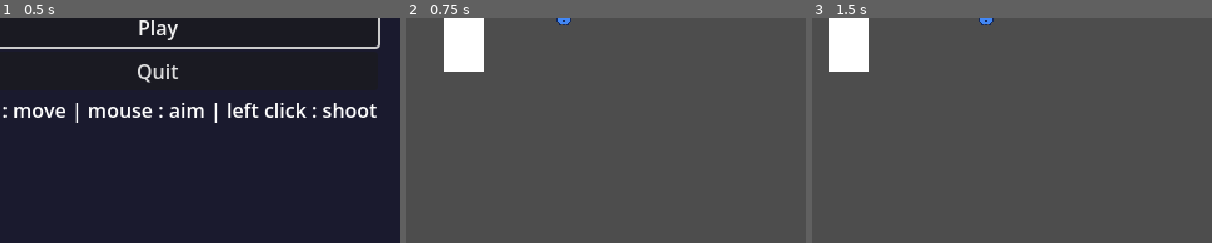
Above: before the commit, frames 1-3 (left to right).
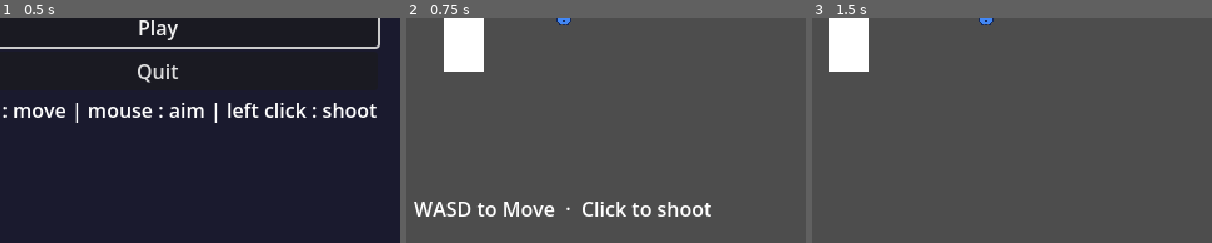
Above: after the commit, the same moments.

Repository: jonjud/survivor-arena
Game: Godot game, scene res://scenes/ui/main_menu.tscn
Same seed, same stepped clock (60 frames per second), same inputs: the game is played once before the commit and once after it.
Inputs (mouse positions are % of the whole screen's width and height, from its top left):
- Up to frame 1 (0.5 s): no input
- Up to frame 2 (0.75 s): click "Play" at 0.5 s
- Up to frame 3 (1.5 s): tap Enter at 1.25 s; move the mouse to (72, 45) at 1.27 s; press the mouse at (72, 45) at 1.28 s; hold D (move_right) from 1.28 s (still down)
The pictures show only the part of the screen within x 30-80%, y 50-100%; the shares and areas given below are measured in that part.

Frame 1 is identical in both runs. In frame 2, 2.1% of the frame differs, in the area x 2-77%, y 81-89%; in frame 3, nothing differs.

Commit message:
feat: add crosshair cursor and first-shot hint from playtest

Diff:
--- a/scenes/main.tscn
+++ b/scenes/main.tscn
@@ -16,6 +16,8 @@
 [ext_resource type="AudioStream" uid="uid://chl4gmkjhxm0h" path="res://assets/audio/death.wav" id="14_dp3eg"]
 [ext_resource type="Script" uid="uid://b3yduo34if6du" path="res://scripts/game_effects.gd" id="15_jkv2x"]
 [ext_resource type="PackedScene" uid="uid://cckfa6nbhv6e3" path="res://scenes/ui/pause_menu.tscn" id="16_jbj1t"]
+[ext_resource type="Script" uid="uid://ccpiuj22jvfvb" path="res://scripts/game_cursor.gd" id="17_muem4"]
+[ext_resource type="Texture2D" uid="uid://ckvn53fr78im" path="res://assets/sprites/crosshair.png" id="18_dp3eg"]
 
 [sub_resource type="RectangleShape2D" id="RectangleShape2D_htemk"]
 size = Vector2(32, 96)
@@ -68,3 +70,7 @@
 script = ExtResource("15_jkv2x")
 
 [node name="PauseMenu" parent="." unique_id=1227473679 instance=ExtResource("16_jbj1t")]
+
+[node name="GameCursor" type="Node" parent="." unique_id=1819870063]
+script = ExtResource("17_muem4")
+crosshair = ExtResource("18_dp3eg")
--- a/scenes/ui/HUD.tscn
+++ b/scenes/ui/HUD.tscn
@@ -49,3 +49,15 @@
 layout_mode = 2
 text = "Best : 0"
 horizontal_alignment = 2
+
+[node name="HintLabel" type="Label" parent="." unique_id=489317114]
+anchors_preset = 12
+anchor_top = 1.0
+anchor_right = 1.0
+anchor_bottom = 1.0
+offset_top = -39.0
+offset_bottom = -16.0
+grow_horizontal = 2
+grow_vertical = 0
+text = "WASD to Move  ·  Click to shoot"
+horizontal_alignment = 1
--- /dev/null
+++ b/scripts/game_cursor.gd
@@ -0,0 +1,18 @@
+class_name GameCursor
+extends Node
+## เปลี่ยนเคอร์เซอร์เป็นกากบาทเฉพาะตอนอยู่ในฉากเกม
+
+@export var crosshair: Texture2D  # ภาพ 32x32 จุดเล็งอยู่กึ่งกลาง
+
+
+func _ready() -> void:
+	if crosshair == null:
+		push_warning("GameCursor: ยังไม่ได้ตั้ง crosshair")
+		return
+	# hotspot = จุดที่นับว่าคลิก ใช้กึ่งกลางภาพ
+	Input.set_custom_mouse_cursor(crosshair, Input.CURSOR_ARROW, crosshair.get_size() / 2.0)
+
+
+func _exit_tree() -> void:
+	# ออกจากฉากเกม (กลับเมนู) คืนเคอร์เซอร์ปกติ
+	Input.set_custom_mouse_cursor(null)
--- a/scripts/ui/hud.gd
+++ b/scripts/ui/hud.gd
@@ -6,13 +6,14 @@
 @onready var _wave_label: Label = $TopRight/VBoxContainer/WaveLabel
 @onready var _score_label: Label = $TopRight/VBoxContainer/ScoreLabel
 @onready var _best_label: Label = $TopRight/VBoxContainer/BestLabel
-
+@onready var _hint_label: Label = $HintLabel
 
 func _ready() -> void:
 	EventBus.player_health_changed.connect(_on_health_changed)
 	EventBus.wave_started.connect(_on_wave_started)
 	EventBus.score_changed.connect(_on_score_changed)
 	EventBus.high_score_changed.connect(_on_high_score_changed)
+	EventBus.projectile_fired.connect(_hint_label.hide, CONNECT_ONE_SHOT)
 
 
 func _on_health_changed(current: int, maximum: int) -> void:
Binary file added: assets/sprites/crosshair.png
Not shown, added: assets/sprites/crosshair.png.import
Not shown, added: scripts/game_cursor.gd.uid
